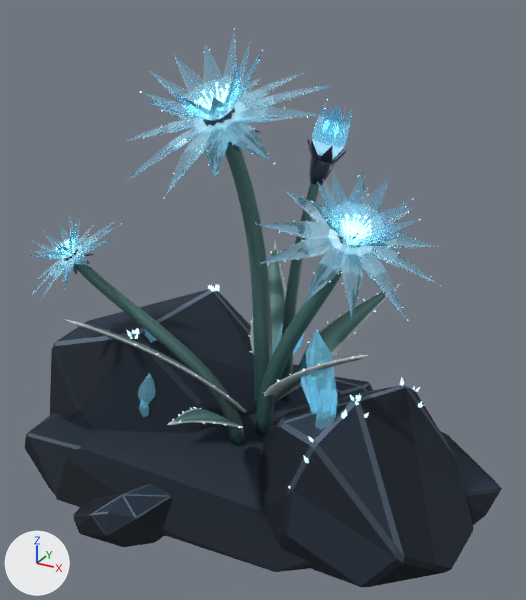
What one commit did to the Blender file render-output/f2-flowers/f2_ice_crystal_bloom/f2_ice_crystal_bloom.blend.
Before and after are seen from a camera (50 mm lens) standing at (0.152, -0.259, 0.213) and looking at (0.01, -0.001, 0.084). Lighting does not change. The marker at lower left points along +X, +Y and +Z. The picture after the commit comes second.

The first picture shows 'f2_ice_crystal_bloom'.
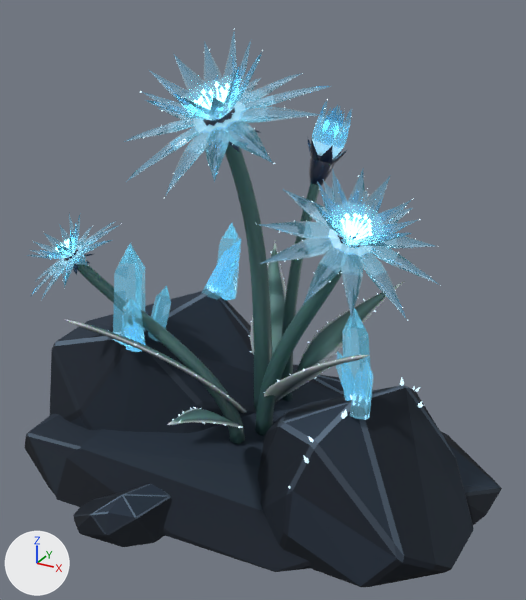
Changed parts and their boxes [x1, y1, x2, y2] in the pictures (526 x 600 px; the box of a moved part takes in the faces that stretch with it):
```json
{"part": 1, "of": "me_f2_ice_crystal_bloom", "change": "moved or reshaped", "before": [145, 330, 157, 343], "after": [113, 243, 145, 346], "on screen": "mostly hidden before"}
{"part": 2, "of": "me_f2_ice_crystal_bloom", "change": "moved or reshaped", "before": [139, 399, 149, 418], "after": [125, 323, 146, 352]}
{"part": 3, "of": "me_f2_ice_crystal_bloom", "change": "moved or reshaped", "before": [138, 373, 156, 405], "after": [123, 298, 145, 352]}
{"part": 4, "of": "me_f2_ice_crystal_bloom", "change": "moved or reshaped", "after": [148, 285, 171, 341], "on screen": "not visible before"}
{"part": 5, "of": "me_f2_ice_crystal_bloom", "change": "moved or reshaped", "before": [301, 369, 317, 414], "after": [336, 351, 353, 401]}
{"part": 6, "of": "me_f2_ice_crystal_bloom", "change": "moved or reshaped", "before": [306, 330, 338, 412], "after": [342, 307, 371, 401]}
{"part": 7, "of": "me_f2_ice_crystal_bloom", "change": "moved or reshaped", "before": [315, 378, 337, 430], "after": [350, 359, 374, 420]}
{"part": 8, "of": "me_f2_ice_crystal_bloom", "change": "moved or reshaped", "before": [276, 323, 304, 358], "after": [217, 223, 239, 300], "on screen": "mostly hidden before"}
{"part": 9, "of": "me_f2_ice_crystal_bloom", "change": "moved or reshaped", "before": [272, 332, 305, 355], "after": [202, 238, 241, 300], "on screen": "mostly hidden before"}
```

Edits to the scene script, one JSON object a line:
```json
{"block": "me_f2_ice_crystal_bloom", "where": "me_f2_ice_crystal_bloom.from_pydata(...)  # 11050 vertices, 10676 faces; spans x -0.117..0.117, y -0.085..0.085, z 0.0..0.195"}
{"block": "me_f2_ice_crystal_bloom", "where": "# used by ob_f2_ice_crystal_bloom; location = (0.0, 0.0, 0.0)"}
{"block": "me_f2_ice_crystal_bloom", "change": "me_f2_ice_crystal_bloom part 1: the loose piece of 13 vertices spanning x -0.057..-0.038, y -0.028..-0.008, z 0.016..0.067 is turned -76 degrees about the z axis through its middle, then moved by (-0.002, -0.002, 0.042)"}
{"block": "me_f2_ice_crystal_bloom", "change": "me_f2_ice_crystal_bloom part 2: the loose piece of 13 vertices spanning x -0.04..-0.035, y -0.032..-0.024, z 0.016..0.036 is multiplied about its middle by the matrix ((0.999, 0.029, 0.04), (-0.018, 0.966, -0.257), (-0.046, 0.256, 0.966)), then moved by (-0.003, -0.001, 0.041)"}
{"block": "me_f2_ice_crystal_bloom", "change": "me_f2_ice_crystal_bloom part 3: the loose piece of 13 vertices spanning x -0.047..-0.033, y -0.03..-0.02, z 0.016..0.047 is multiplied about its middle by the matrix ((0.712, 0.692, 0.12), (-0.674, 0.721, -0.159), (-0.196, 0.032, 0.98)), then moved by (-0.002, -0.002, 0.041)"}
{"block": "me_f2_ice_crystal_bloom", "change": "me_f2_ice_crystal_bloom part 4: the loose piece of 13 vertices spanning x -0.043..-0.029, y -0.017..-0.007, z 0.016..0.046 is multiplied about its middle by the matrix ((0.751, 0.66, 0.033), (-0.66, 0.751, -0.008), (-0.03, -0.016, 0.999)), then moved by (-0.003, -0.001, 0.042)"}
{"block": "me_f2_ice_crystal_bloom", "change": "me_f2_ice_crystal_bloom part 5: the loose piece of 13 vertices spanning x 0.038..0.051, y -0.022..-0.015, z 0.043..0.065 is multiplied about its middle by the matrix ((0.969, 0.243, -0.04), (-0.242, 0.97, 0.012), (0.042, -0.002, 0.999)), then moved by (0.012, 0.007, 0.007)"}
{"block": "me_f2_ice_crystal_bloom", "change": "me_f2_ice_crystal_bloom part 6: the loose piece of 13 vertices spanning x 0.04..0.054, y -0.023..-0.009, z 0.044..0.085 is turned -68.5 degrees about the z axis through its middle, then moved by (0.012, 0.008, 0.007)"}
{"block": "me_f2_ice_crystal_bloom", "change": "me_f2_ice_crystal_bloom part 7: the loose piece of 13 vertices spanning x 0.05..0.057, y -0.032..-0.022, z 0.044..0.068 is multiplied about its middle by the matrix ((0.997, -0.077, -0.022), (0.079, 0.987, 0.141), (0.011, -0.142, 0.99)), then moved by (0.012, 0.008, 0.007)"}
{"block": "me_f2_ice_crystal_bloom", "change": "me_f2_ice_crystal_bloom part 8: the loose piece of 13 vertices spanning x -0.008..0.017, y 0.023..0.039, z 0.027..0.069 is multiplied about its middle by the matrix ((0.961, 0.144, -0.235), (-0.117, 0.985, 0.124), (0.249, -0.092, 0.964)), then moved by (-0.046, 0.022, 0.027)"}
{"block": "me_f2_ice_crystal_bloom", "change": "me_f2_ice_crystal_bloom part 9: the loose piece of 13 vertices spanning x -0.009..0.017, y 0.014..0.031, z 0.026..0.06 is multiplied about its middle by the matrix ((0.94, -0.317, -0.128), (0.303, 0.946, -0.118), (0.159, 0.072, 0.985)), then moved by (-0.045, 0.022, 0.027)"}
```
